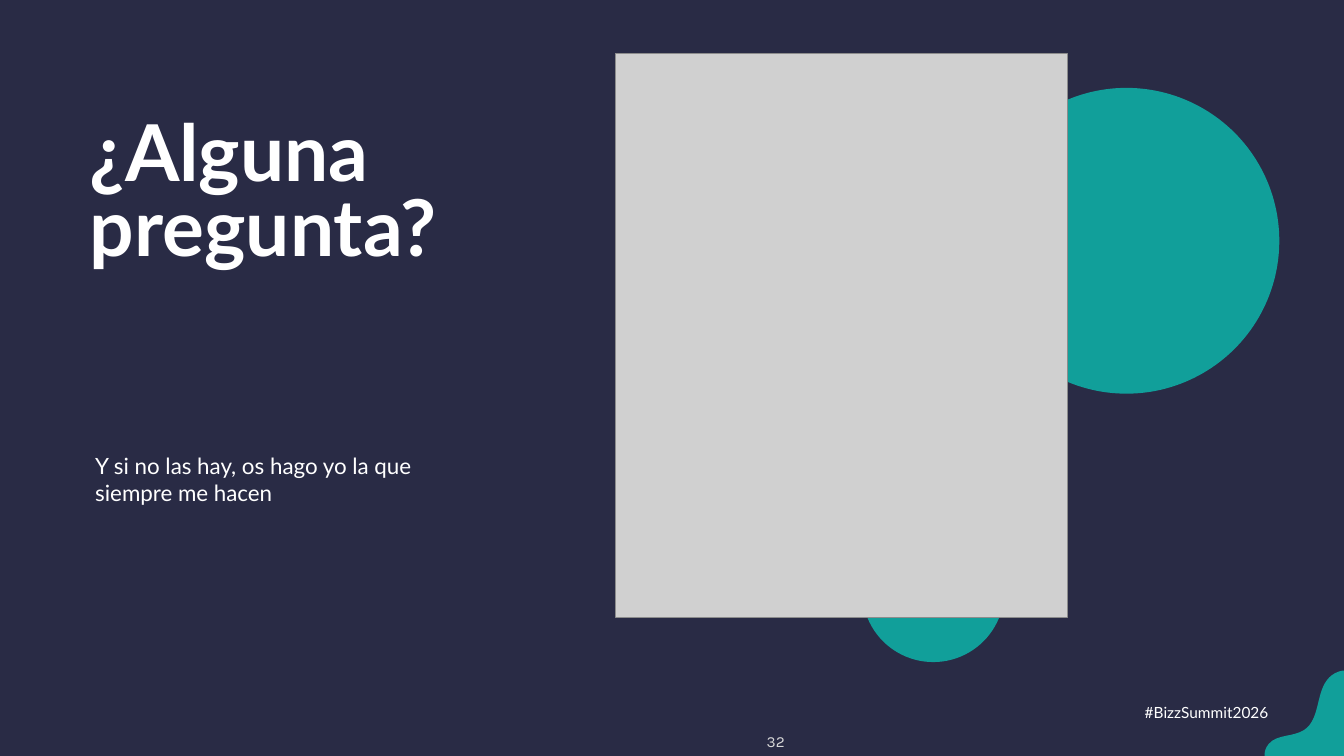
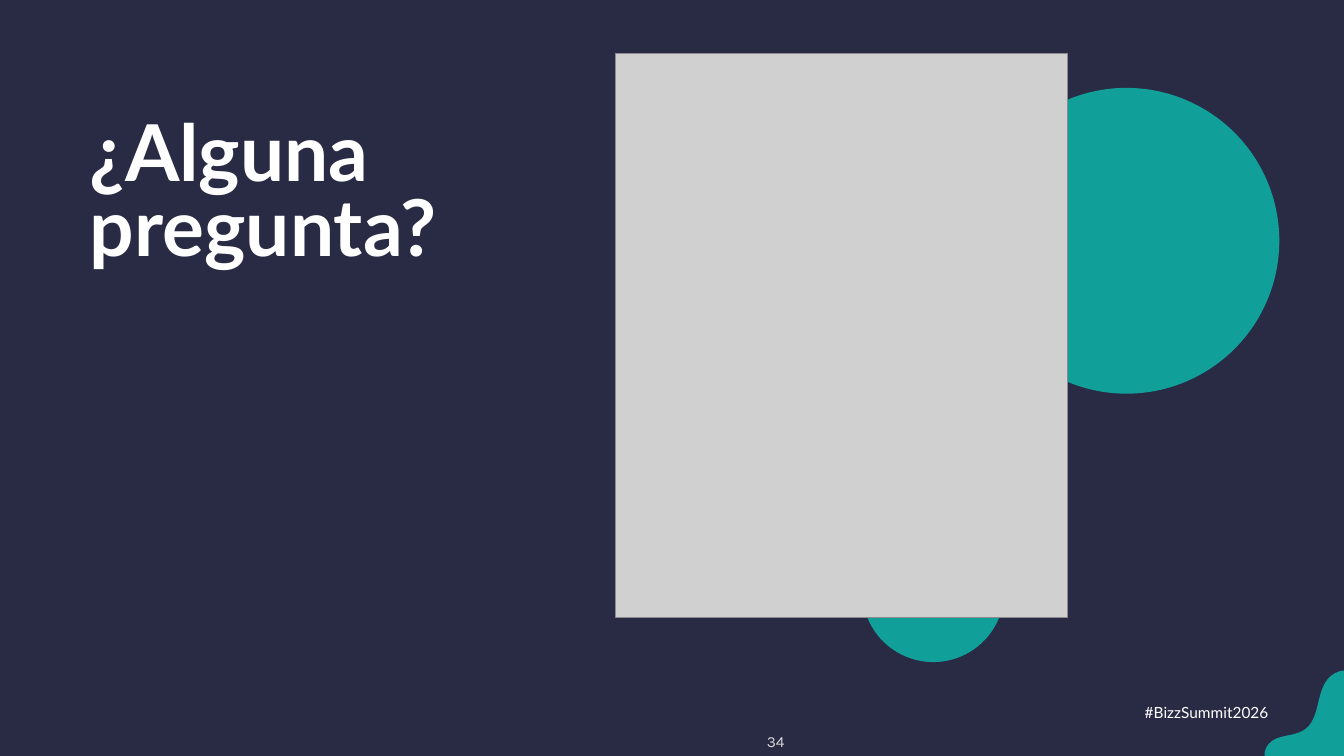
Before and after one commit to antoniosql/materiales-sesiones, a slide deck: slide 34 of BizzSummit/2026/01_trabajo/BizzSummit2026_De_la_jungla_al_control_plane.pptx (slide 32 before the commit). Drawn at 1344x756 pixels with LibreOffice and Linux fonts; fonts in the diff are those of the drawing; grey boxes stand for pictures; background and template pictures are left out. Boxes give left, top, right and bottom in pixels: in the first picture for what was removed or moved away, otherwise in the second. Text is boxed around its words. In the diff, an @@ line names an element or a change of style, - is before the commit and + after.

```diff
--- a/BizzSummit/2026/01_trabajo/BizzSummit2026_De_la_jungla_al_control_plane.pptx
+++ b/BizzSummit/2026/01_trabajo/BizzSummit2026_De_la_jungla_al_control_plane.pptx
@@ text removed at (x1=95, y1=457, x2=411, y2=505) @@
-Y si no las hay, os hago yo la que siempre me hacen
@@ page number at (x1=767, y1=737, x2=785, y2=747): text changed @@
-32
+34
```
Also in this commit, not shown: 7 other slides changed, 10 slides added.
